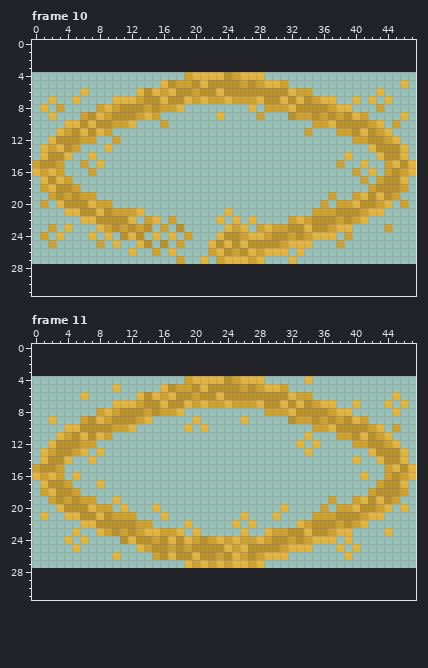
Edited in one commit: pixel-art file (art/ritual/circle.aseprite). The picture above is the old version.
48x24 pixels, 13 frames. Shown: frame 10, frame 11. The old version is drawn lined up with the new one, on the new canvas. The commit also changed other frames, which this record leaves out.
And afterwards:
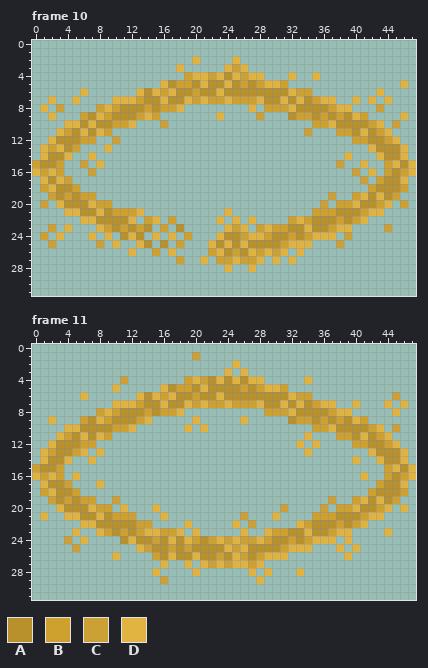
Palette (. is transparent): A #b8902c  B #cea02d  C #cba035  D #e1b340
Edits made:
canvas 48x24 -> 48x32, the old top-left corner now at 0,4
Frame 10:
There is now colour C in row 3 at x 25.
The edit turns colour D into colour C in row 4 at x 22 and 26; in row 26 at x 30; in row 27 at x 24 and 26.
There is now colour D in row 2 at x 20 and 25; in row 3 at x 18, 24 and 26; in row 4 at x 32 and 35; in row 27 at x 30; in row 28 at x 24 and 27.
The edit turns colour A into colour D in row 5 at x 24.
The edit turns colour B into colour D in row 4 at x 25.
Frame 11:
The edit turns colour D into colour A in row 4 at x 22 and 26.
There is now colour C in row 1 at x 20; in row 4 at x 11; in row 29 at x 16.
The edit turns colour D into colour C in row 4 at x 21; in row 6 at x 45; in row 19 at x 10; in row 20 at x 31; in row 21 at x 26; in row 22 at x 27.
The edit turns colour D into colour C in row 24 at x 4; in row 25 at x 5.
There is now colour D in row 2 at x 25; in row 3 at x 24 and 26; in row 27 at x 16; in row 28 at x 15, 20, 27, 29 and 33; in row 29 at x 28.
The edit turns colour B into colour D in row 4 at x 25.
Colour C is removed in row 27 at x 20.
